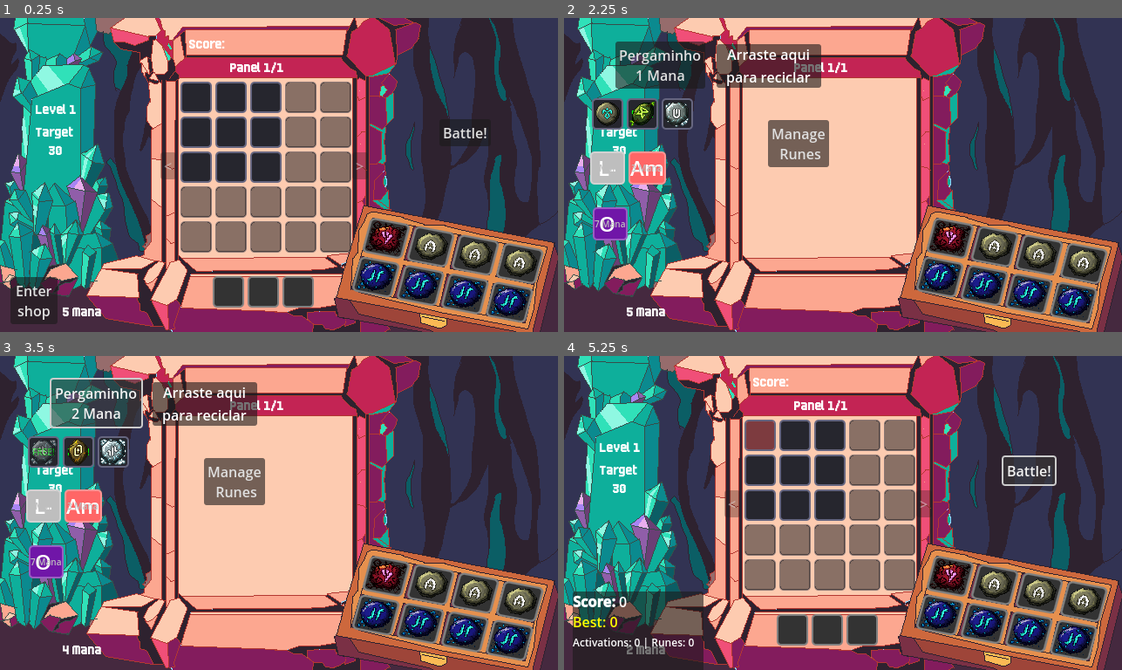
Above: before the commit, frames 1-4 (two rows, left to right).
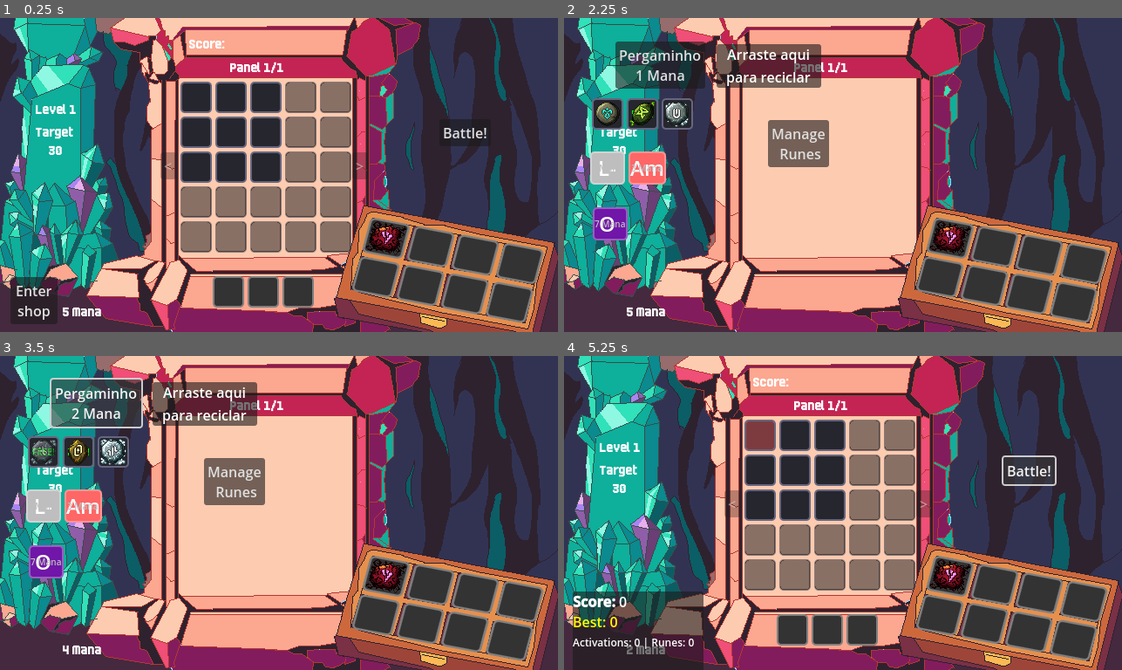
Above: after the commit, the same moments.

Repository: RenatoAAB/Runes
Game: Godot game, scene res://scenes/main.tscn
Same seed, same stepped clock (60 frames per second), same inputs: the game is played once before the commit and once after it.
Inputs:
- Up to frame 1 (0.25 s): no input
- Up to frame 2 (2.25 s): click "Enter shop" at 0.5 s; click "Manage Runes" at 1.25 s; click "Enter shop" at 2 s
- Up to frame 3 (3.5 s): click "Pergaminho 1 Mana" at 2.75 s
- Up to frame 4 (5.25 s): click "Pergaminho 2 Mana" at 3.5 s; click "Manage Runes" at 4.25 s; click "Battle!" at 5 s

The runs differ from the first frame. In frame 1, 2.6% of the frame differs, in the area x 63-97%, y 68-96%; in frame 2, 2.6%; in frame 3, 2.6%; in frame 4, 2.6%.

Commit message:
fix breathing effect

Diff:
--- a/scenes/main.tscn
+++ b/scenes/main.tscn
@@ -7,9 +7,7 @@
 [ext_resource type="Script" uid="uid://s48ipf5uo7mv" path="res://scripts/data/rune_data.gd" id="5_muem4"]
 [ext_resource type="PackedScene" uid="uid://dh2haf4uh6kig" path="res://scenes/Slot.tscn" id="5_ya4ey"]
 [ext_resource type="Script" uid="uid://fdnstpi6guoh" path="res://scripts/ui/grid_highlighter.gd" id="6_eb6dy"]
-[ext_resource type="Resource" uid="uid://b6folj8yfdd3e" path="res://resources/runes/common/rune_air.tres" id="7_a8y0u"]
 [ext_resource type="Script" uid="uid://c212fo845qvri" path="res://scripts/ui/tooltip_manager.gd" id="7_trceg"]
-[ext_resource type="Resource" uid="uid://bpgga3tetlmun" path="res://resources/runes/common/rune_water.tres" id="8_jkv2x"]
 [ext_resource type="Texture2D" uid="uid://dbxqkcl5ugwy3" path="res://sprites/scenes/painel-runico-v7.png" id="11_jkv2x"]
 [ext_resource type="Script" uid="uid://2lm3cymbdyl3" path="res://scripts/ui/shop_ui.gd" id="11_shop"]
 [ext_resource type="Script" uid="uid://1napf1qi4oou" path="res://scripts/ui/sell_area.gd" id="12_sell"]
@@ -55,7 +53,7 @@
 script = ExtResource("1_o6xl0")
 inventory_manager = NodePath("../InventoryManager")
 base_target_score = 30
-initial_runes = Array[ExtResource("5_muem4")]([ExtResource("16_og1vs"), ExtResource("7_a8y0u"), ExtResource("7_a8y0u"), ExtResource("7_a8y0u"), ExtResource("8_jkv2x"), ExtResource("8_jkv2x"), ExtResource("8_jkv2x"), ExtResource("8_jkv2x")])
+initial_runes = Array[ExtResource("5_muem4")]([ExtResource("16_og1vs")])
 rune_drop_rates = ExtResource("18_pm3ni")
 
 [node name="InventoryManager" type="Node" parent="Managers"]
--- a/scripts/autoloads/juice_manager.gd
+++ b/scripts/autoloads/juice_manager.gd
@@ -57,9 +57,7 @@
 		push_warning("[JuiceManager] EventBus not found — some juice effects disabled")
 		return
 
-	# Drag & Drop
-	if event_bus.has_signal("drag_started"):
-		event_bus.drag_started.connect(_on_drag_started)
+	# Drag & Drop (only need drag_ended for cleanup)
 	if event_bus.has_signal("drag_ended"):
 		event_bus.drag_ended.connect(_on_drag_ended)
 
@@ -120,14 +118,15 @@
 		_score_juice.on_score_updated(new_total)
 
 
+## Called by RuneUI._get_drag_data to start breathing on the drag preview
+func start_breathing_on_preview(preview: Control) -> void:
+	if _drag_drop_juice:
+		_drag_drop_juice.start_breathing(preview)
+
+
 # =============================================================================
 # SIGNAL HANDLERS
 # =============================================================================
-
-func _on_drag_started() -> void:
-	if _drag_drop_juice:
-		_drag_drop_juice.on_drag_started()
-
 
 func _on_drag_ended(success: bool) -> void:
 	if _drag_drop_juice:
--- a/scripts/ui/juice/drag_drop_juice.gd
+++ b/scripts/ui/juice/drag_drop_juice.gd
@@ -5,71 +5,50 @@
 
 var _config: JuiceConfig
 var _breathing_tween: Tween = null
+var _breathing_target: Control = null
 
 
 func setup(config: JuiceConfig) -> void:
 	_config = config
 
 
-## Called when a drag operation starts. Finds the drag preview and applies breathing.
-func on_drag_started() -> void:
-	if not _config:
+## Start breathing animation on a drag preview node.
+func start_breathing(preview: Control) -> void:
+	if not _config or not preview:
 		return
-	# The breathing is applied lazily in _process when the preview is available
-	set_process(true)
-	_breathing_tween = null
+	_stop_breathing()
+	_breathing_target = preview
+	preview.pivot_offset = preview.size / 2.0
+	_breathing_tween = preview.create_tween()
+	_breathing_tween.set_loops()
+	var s = _config.drag_breathing_scale
+	var half_dur = _config.drag_breathing_duration * 0.5
+	_breathing_tween.tween_property(
+		preview, "scale",
+		Vector2(s, s),
+		half_dur
+	).set_ease(Tween.EASE_IN_OUT).set_trans(Tween.TRANS_SINE)
+	_breathing_tween.tween_property(
+		preview, "scale",
+		Vector2.ONE,
+		half_dur
+	).set_ease(Tween.EASE_IN_OUT).set_trans(Tween.TRANS_SINE)
 
 
 ## Called when a drag operation ends.
 func on_drag_ended(success: bool) -> void:
-	set_process(false)
 	_stop_breathing()
-
-	if not _config:
-		return
-
-	if success:
-		_play_drop_impact()
-	else:
-		_play_return_settle()
 
 
 func _ready() -> void:
-	set_process(false)
-
-
-func _process(_delta: float) -> void:
-	# Try to find the drag preview and apply breathing if we haven't yet
-	if _breathing_tween and _breathing_tween.is_valid():
-		return  # Already breathing
-
-	var viewport = get_viewport()
-	if not viewport:
-		return
-
-	# Godot's drag preview is set via set_drag_preview, which is a child of the viewport's drag preview control
-	# We can't directly access it, but we can find RuneUI nodes that are being dragged
-	# Instead, we'll skip breathing on the preview (it's transient) and focus on drop effects
-	# The breathing effect is best applied by the RuneUI._get_drag_data itself
-	set_process(false)
+	pass
 
 
 func _stop_breathing() -> void:
 	if _breathing_tween and _breathing_tween.is_valid():
 		_breathing_tween.kill()
 	_breathing_tween = null
-
-
-## Play impact animation on the SlotUI that just received the rune
-func _play_drop_impact() -> void:
-	# Find the slot that was just dropped on - we get notified via EventBus
-	# The actual slot target is handled by on_rune_placed_in_slot
-	pass
-
-
-## Play gentle settle on inventory slots when rune is returned
-func _play_return_settle() -> void:
-	pass
+	_breathing_target = null
 
 
 ## Called by JuiceManager when a rune is placed in a grid slot (drop impact)
--- a/scripts/ui/rune_ui.gd
+++ b/scripts/ui/rune_ui.gd
@@ -137,6 +137,11 @@
 	control.add_child(preview)
 	preview.position = -0.5 * size
 	set_drag_preview(control)
+
+	# Start breathing animation on the preview
+	var juice = get_node_or_null("/root/JuiceManager")
+	if juice:
+		juice.start_breathing_on_preview(preview)
 
 	# Return data dictionary
 	return {
--- a/scripts/ui/slot_ui.gd
+++ b/scripts/ui/slot_ui.gd
@@ -302,6 +302,11 @@
 	preview.position = -0.5 * preview.size
 	set_drag_preview(control)
 
+	# Start breathing animation on the preview
+	var juice = get_node_or_null("/root/JuiceManager")
+	if juice:
+		juice.start_breathing_on_preview(preview)
+
 	return {
 		"source_ui": self,
 		"source_type": "relic_slot",
Not shown: 1 places in scenes/main.tscn that only renumber resources
